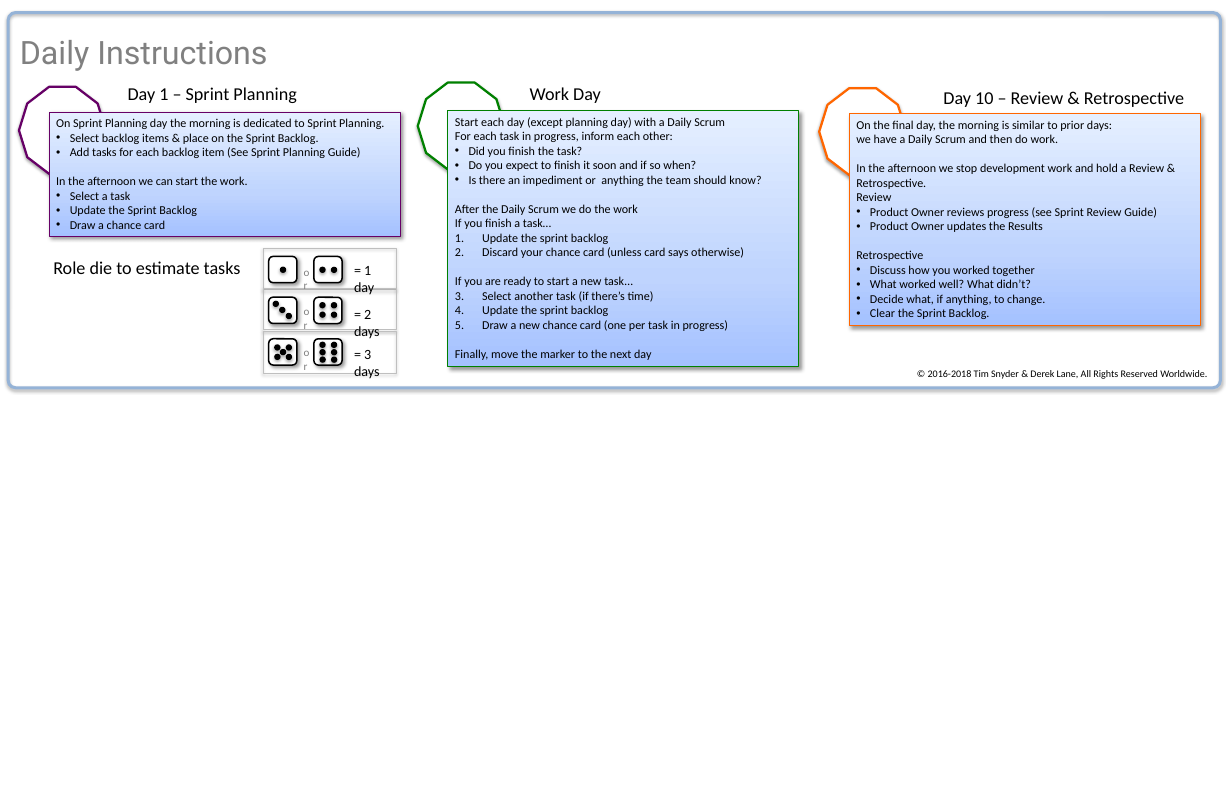
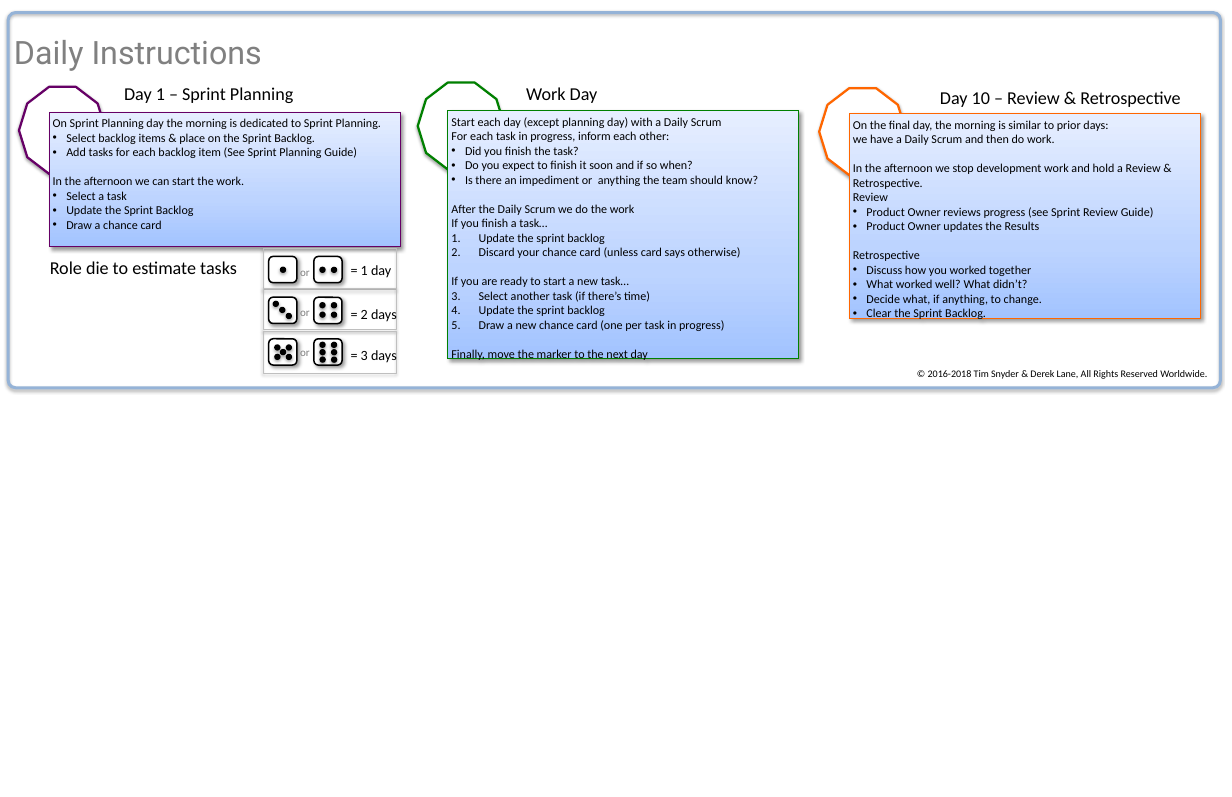
Before and after one commit to quikdraw2700/ScrumTheBoardGame, a slide deck: slide 12 of Docs/Scrum board game design.pptx (slide 10 before the commit). Drawn at 1232x797 pixels with LibreOffice and Linux fonts; fonts in the diff are those of the drawing. Boxes give left, top, right and bottom in pixels: in the first picture for what was removed or moved away, otherwise in the second. Text is boxed around its words. In the diff, an @@ line names an element or a change of style, - is before the commit and + after.

Commit message:
Cleaned up Game Board
Added a proposed incremental update to game board and added version number to bottom right corner (v.0.7) in this case. Cleaned up text, capitalization and punctuation to be more consistent.

```diff
--- a/Docs/Scrum board game design.pptx
+++ b/Docs/Scrum board game design.pptx
@@ decagon removed at [19,87,106,174] @@
@@ freeform shape added at [19,87,106,174], fill #FFFFFF, outline #660066 2.25 pt @@
@@ decagon removed at [417,83,504,170] @@
@@ freeform shape added at [417,83,504,170], fill #FFFFFF, outline #008000 2.25 pt @@
@@ 4 texts, 1 title: place and size @@
-4 texts, 1 title at [20,40,1184,274]
+4 texts, 1 title at [14,40,1180,274]
@@ decagon removed at [819,88,906,175] @@
@@ freeform shape added at [819,88,906,175], fill #FFFFFF, outline #FF6600 2.25 pt @@
@@ fill gradient #A4C4FF to #BFD4FF to #E6EEFF to gradient #A2C3FF to #BDD4FF to #E6EEFF in 3 elements at [849,114,1200,319], [448,111,799,359], [49,112,400,247] @@
@@ rectangle "On Sprint Planning day the ...": place and size @@
-rectangle "On Sprint Planning day the ..." at [49,112,400,237]
+rectangle "On Sprint Planning day the ..." at [49,112,400,247]
@@ rectangle "Start each day (except planning ...": place and size @@
-rectangle "Start each day (except planning ..." at [448,111,799,367]
+rectangle "Start each day (except planning ..." at [448,111,799,359]
@@ rectangle "On the final day, the ...": place and size @@
-rectangle "On the final day, the ..." at [849,114,1200,326]
+rectangle "On the final day, the ..." at [849,114,1200,319]
@@ text "or" rewrapped from [296,262,316,277] to [300,271,310,276] @@
@@ text "= 1 day" rewrapped from [354,266,374,294] to [361,265,391,278] @@
@@ text "or" rewrapped from [296,301,316,317] to [300,311,310,316] @@
@@ text "= 2 days" rewrapped from [354,310,380,339] to [361,307,397,323] @@
@@ shadow changed in 4 elements at [8,12,1220,388], [263,248,396,290], [263,288,396,330], [263,331,396,373] @@
@@ text "or" rewrapped from [296,342,316,357] to [300,351,310,356] @@
@@ text "= 3 days" rewrapped from [354,350,380,379] to [361,348,397,364] @@
```
Also in this commit, not shown: 11 other slides changed, 2 slides added.
